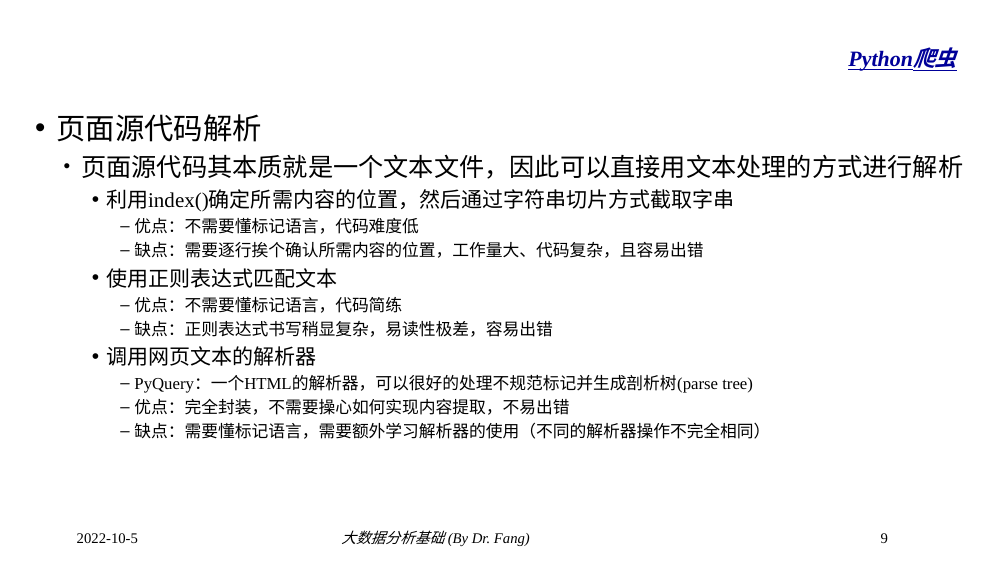
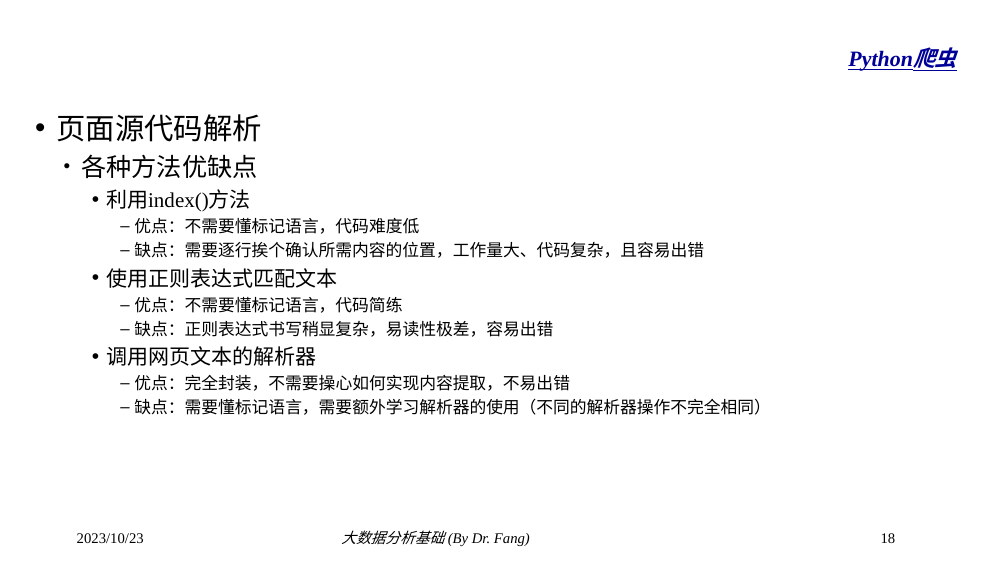
Before and after one commit to dr-fang/BDA, a slide deck: slide 18 of slides/3_PythonCrawler.pptx (slide 9 before the commit). Drawn at 1008x567 pixels with LibreOffice and Linux fonts; fonts in the diff are those of the drawing; background and template pictures are left out. Boxes give left, top, right and bottom in pixels: in the first picture for what was removed or moved away, otherwise in the second. Text is boxed around its words. In the diff, an @@ line names an element or a change of style, - is before the commit and + after.

```diff
--- a/slides/3_PythonCrawler.pptx
+++ b/slides/3_PythonCrawler.pptx
@@ text at (x1=81, y1=154, x2=257, y2=212): text changed; size 24 to 20 pt @@
-  • 页面源代码其本质就是一个文本文件，因此可以直接用文本处理的方式进行解析
-    • 利用index()确定所需内容的位置，然后通过字符串切片方式截取字串
+  • 各种方法优缺点
+    • 利用index()方法
@@ text at (x1=134, y1=376, x2=753, y2=393): paragraph removed @@
-      – PyQuery：一个HTML的解析器，可以很好的处理不规范标记并生成剖析树(parse tree)
@@ text at (x1=77, y1=533, x2=144, y2=543): text changed @@
-2022-10-5
+2023/10/23
@@ page number at (x1=881, y1=533, x2=896, y2=543): text changed @@
-9
+18
```
Also in this commit, not shown: 10 other slides changed, 9 slides added.
